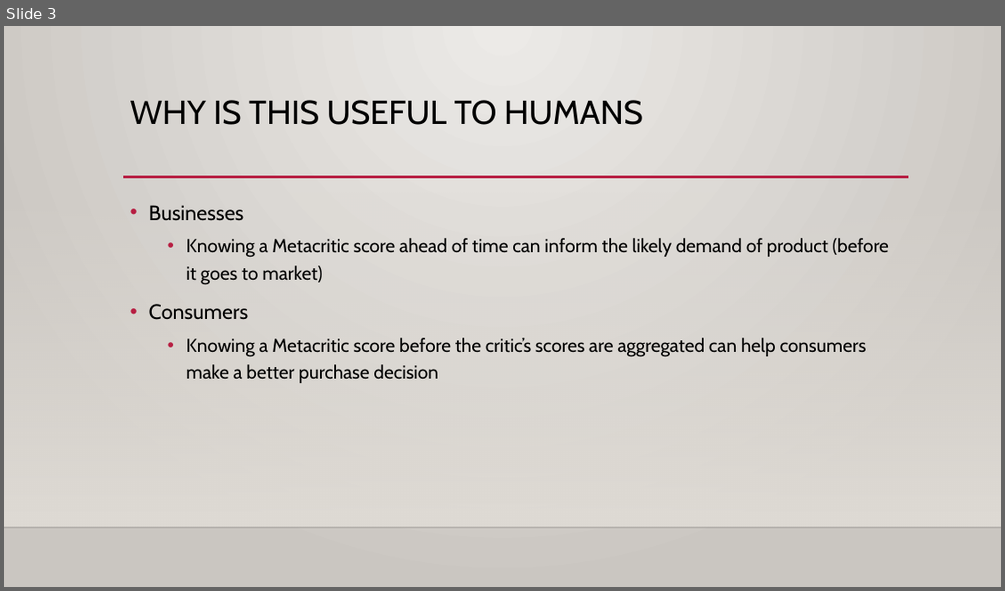
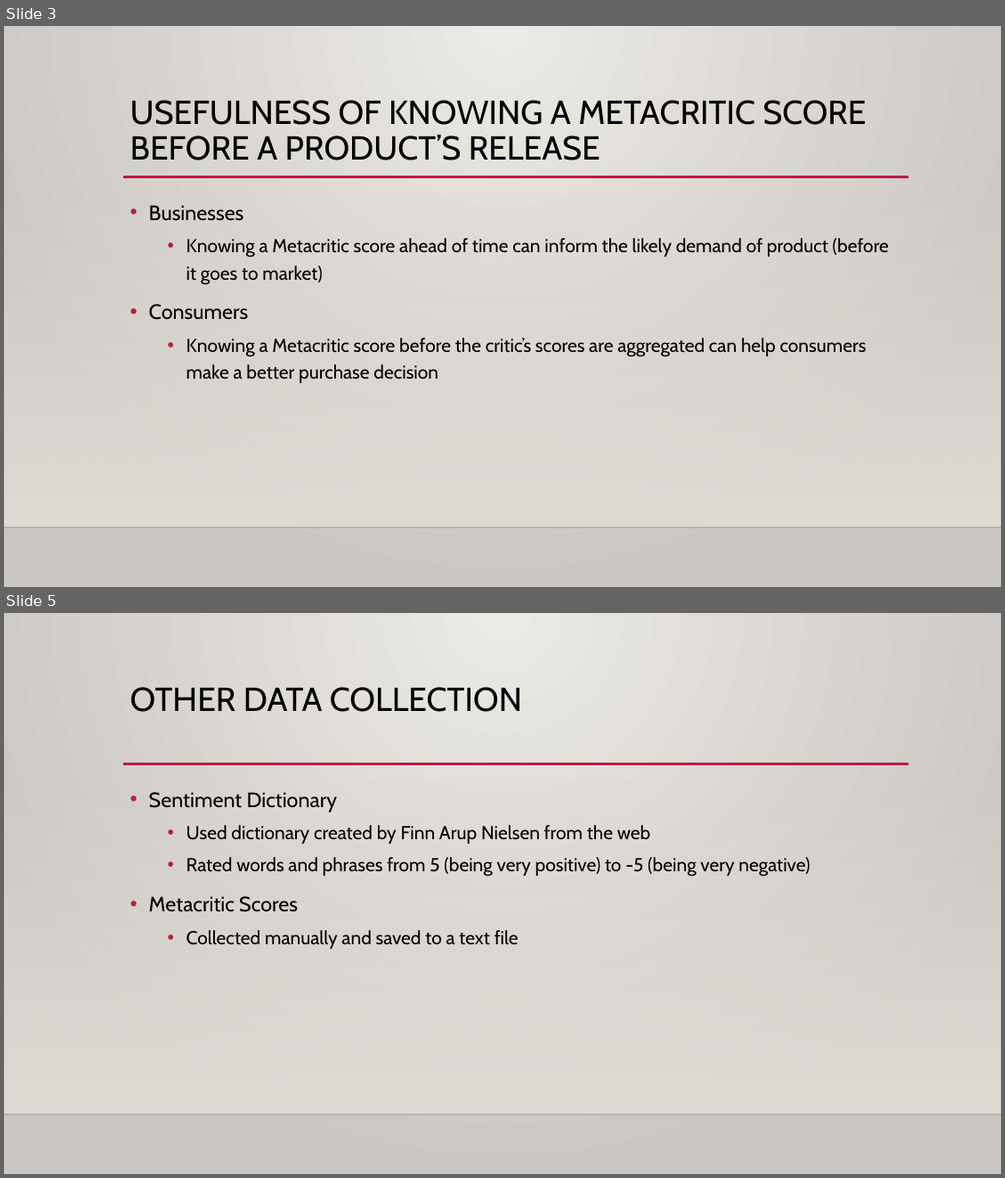
Before and after one commit to amspies/cse408, a slide deck: Project_3_Proposal.pptx. Shown one above the other, each under a label of ours: slide 3 before the commit, slides 3 and 5 after it; the slides between them are not shown. The pictures are 1005x591 and 1005x1178 pixels, drawn with LibreOffice and Linux fonts; fonts in the diff are those of the drawing; background and template pictures are left out. Boxes give left, top, right and bottom in pixels: in the first picture for what was removed or moved away, otherwise in the second. Text is boxed around its words. In the diff, an @@ line names an element or a change of style, - is before the commit and + after.

```diff
--- a/Project_3_Proposal.pptx
+++ b/Project_3_Proposal.pptx
@@ slide 5 added at [4, 613, 1001, 1174], background gradient #ECEAE7 to #CAC7C1; not listed: 3 template elements that a slide beside it also shows @@
@@ title added at [130, 687, 522, 712], 32 pt, text #000000 @@
+OTHER DATA COLLECTION
@@ text added at [149, 792, 809, 949], 18 pt, text #000000 @@
+• Sentiment Dictionary
+  • Used dictionary created by Finn Arup Nielsen from the web
+  • Rated words and phrases from 5 (being very positive) to -5 (being very negative)
+• Metacritic Scores
+  • Collected manually and saved to a text file
@@ slide 3 changed as well @@
@@ title at [130, 100, 866, 160]: text changed @@
-WHY IS THIS USEFUL TO HUMANS
+USEFULNESS OF KNOWING A METACRITIC SCORE BEFORE A PRODUCT’S RELEASE
```
Also in this commit, not shown: 4 other slides changed, 7 other slides added, 2 slides removed, 3 other files.
